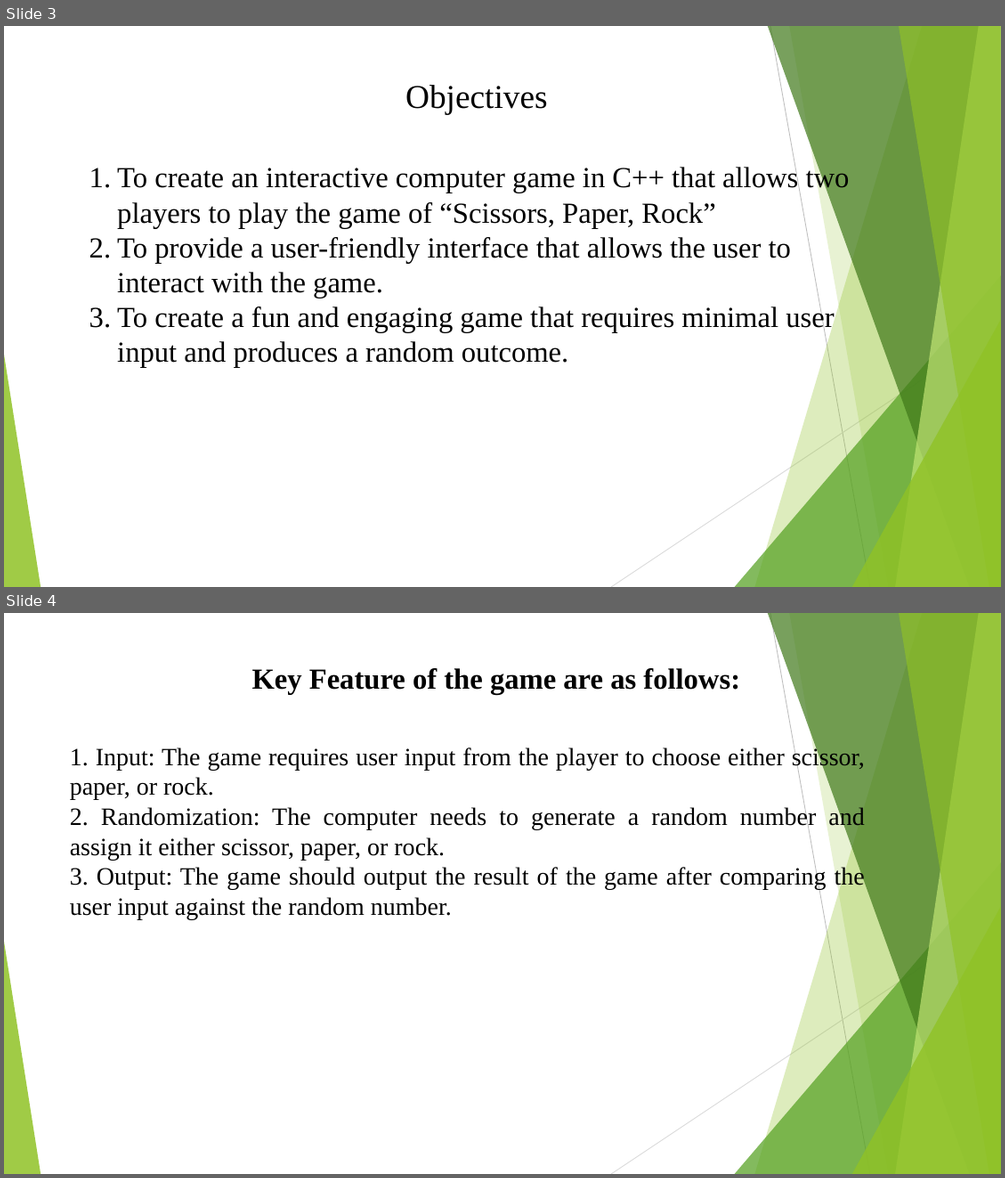
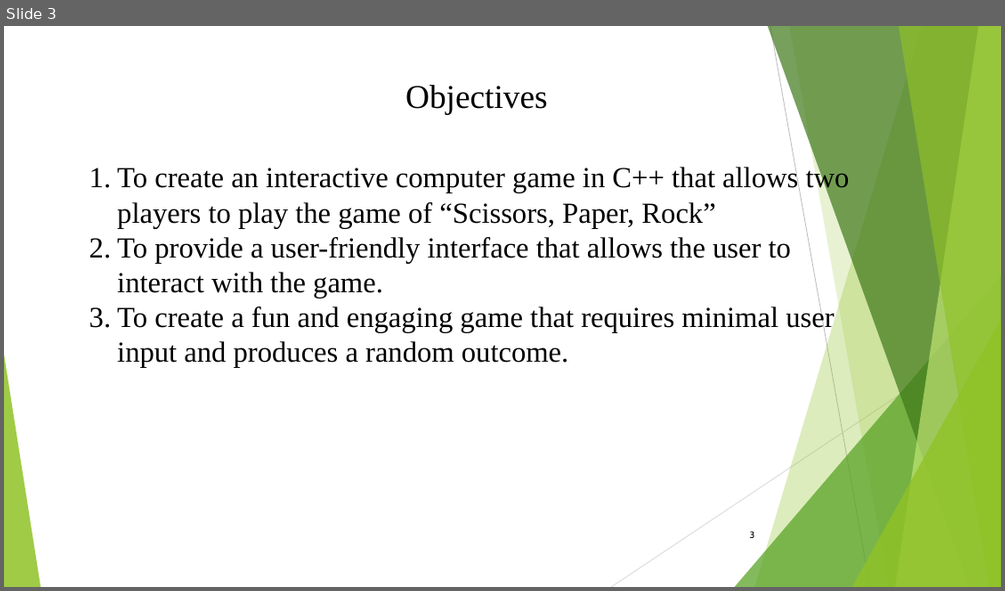
Before and after one commit to atullya/NCCS, a slide deck: Projects/SecondSem/Scissors, Paper Rock Game.pptx. Shown one above the other, each under a label of ours: slides 3 and 4 before the commit, slide 3 after it. The pictures are 1005x1178 and 1005x591 pixels, drawn with LibreOffice and Linux fonts; fonts in the diff are those of the drawing. Boxes give left, top, right and bottom in pixels: in the first picture for what was removed or moved away, otherwise in the second. Text is boxed around its words. In the diff, an @@ line names an element or a change of style, - is before the commit and + after.

```diff
--- a/Projects/SecondSem/Scissors, Paper Rock Game.pptx
+++ b/Projects/SecondSem/Scissors, Paper Rock Game.pptx
@@ slide 4 removed at [4,613,1001,1174], background #FFFFFF; not listed: 10 template elements that a slide beside it also shows @@
@@ text removed at [252,668,740,694] @@
-Key Feature of the game are as follows:
@@ text removed at [70,746,865,919] @@
-1. Input: The game requires user input from the player to choose either scissor, paper, or rock.
-2. Randomization: The computer needs to generate a random number and assign it either scissor, paper, or rock.
-3. Output: The game should output the result of the game after comparing the user input against the random number.
@@ slide 3 changed as well @@
@@ page number added at [750,531,755,538], 9 pt, text #000000 @@
+3
```
Also in this commit, not shown: 2 other slides changed, 4 slides added, 6 other slides removed.
